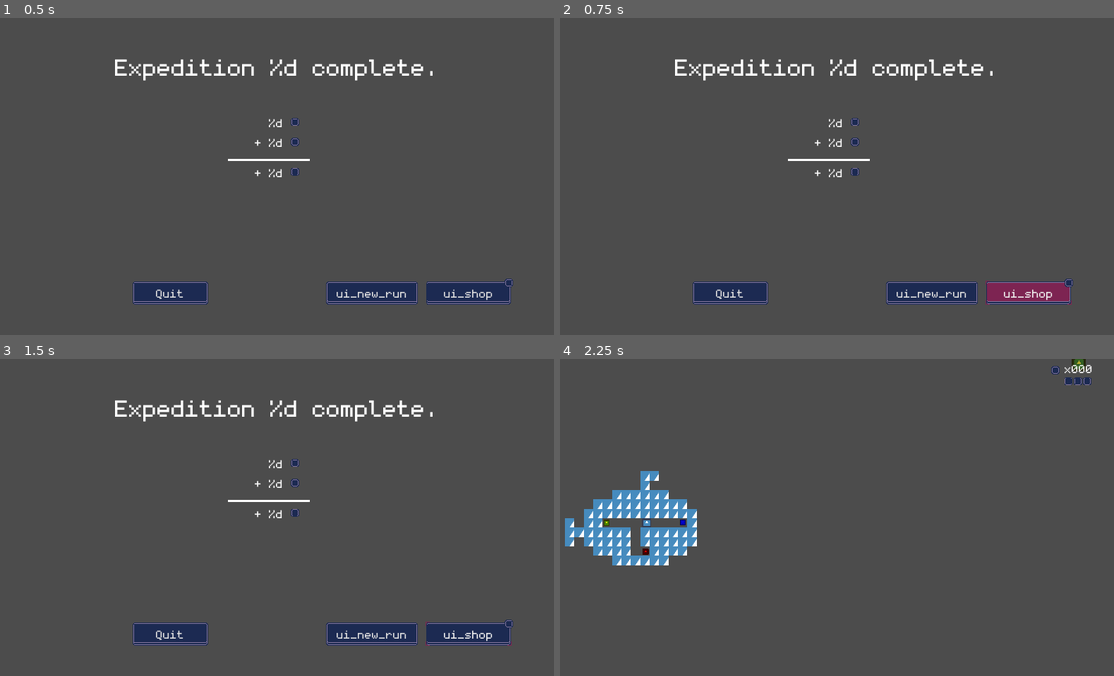
Above: before the commit, frames 1-4 (two rows, left to right).
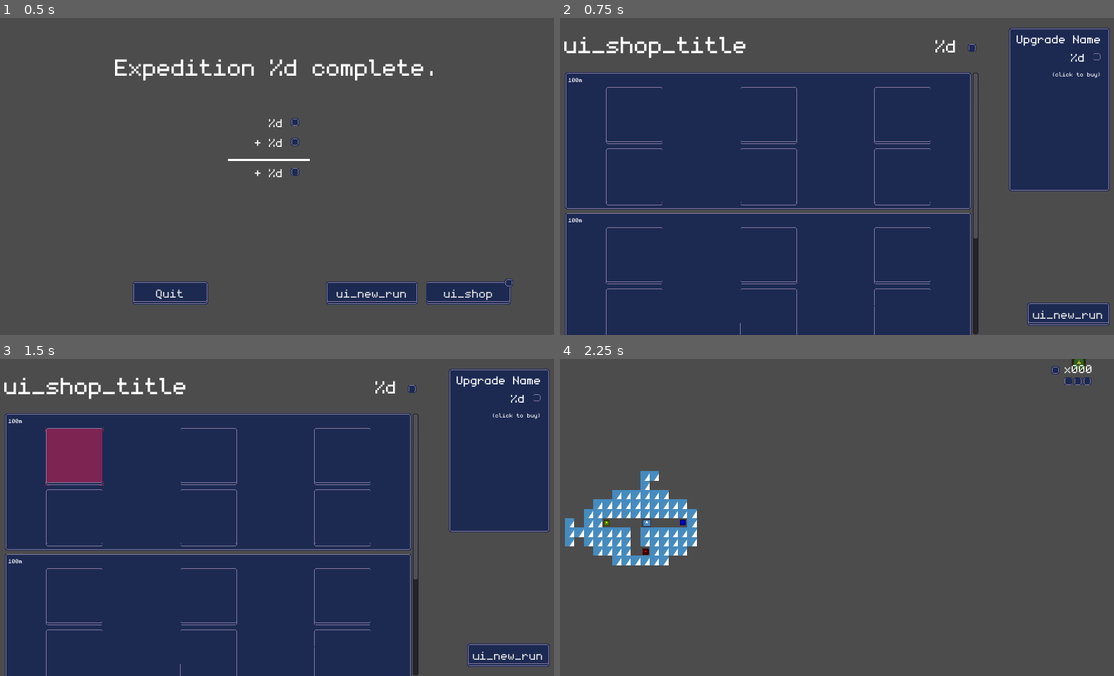
Above: after the commit, the same moments.

Repository: dmitriy-shmilo/gwj41
Game: Godot game, scene res://score_screen/score_screen.tscn
The game is run twice, just before and just after one commit, with the same random seed, the same clock (stepped at 60 frames per second) and the same inputs. This scene is started directly instead of the project's main scene. The engine's default icon, where the game draws it, is replaced by a stand-in: a white triangle on a blue panel in a dark square.
Inputs (mouse positions are in pixels of both pictures, inside the frame that each line leads up to):
- Up to frame 1 (0.5 s): no input
- Up to frame 2 (0.75 s): click "ui_shop" at 0.5 s
- Up to frame 3 (1.5 s): click (72, 457) at 1.27 s
- Up to frame 4 (2.25 s): click "ui_new_run" at 2 s

Frame 1 is identical in both runs. In frame 2, 72% of the frame differs, in the area x 0-100%, y 3-100%; in frame 3, 72%; in frame 4, nothing differs.

Commit message:
Shop screen placeholder.

Diff:
--- a/src/project.godot
+++ b/src/project.godot
@@ -136,6 +136,15 @@
 
 [input]
 
+ui_accept={
+"deadzone": 0.5,
+"events": [ Object(InputEventKey,"resource_local_to_scene":false,"resource_name":"","device":0,"alt":false,"shift":false,"control":false,"meta":false,"command":false,"pressed":false,"scancode":16777221,"physical_scancode":0,"unicode":0,"echo":false,"script":null)
+, Object(InputEventKey,"resource_local_to_scene":false,"resource_name":"","device":0,"alt":false,"shift":false,"control":false,"meta":false,"command":false,"pressed":false,"scancode":16777222,"physical_scancode":0,"unicode":0,"echo":false,"script":null)
+, Object(InputEventKey,"resource_local_to_scene":false,"resource_name":"","device":0,"alt":false,"shift":false,"control":false,"meta":false,"command":false,"pressed":false,"scancode":32,"physical_scancode":0,"unicode":0,"echo":false,"script":null)
+, Object(InputEventJoypadButton,"resource_local_to_scene":false,"resource_name":"","device":0,"button_index":0,"pressure":0.0,"pressed":false,"script":null)
+, Object(InputEventKey,"resource_local_to_scene":false,"resource_name":"","device":0,"alt":false,"shift":false,"control":false,"meta":false,"command":false,"pressed":false,"scancode":81,"physical_scancode":0,"unicode":0,"echo":false,"script":null)
+ ]
+}
 system_pause={
 "deadzone": 0.5,
 "events": [ Object(InputEventKey,"resource_local_to_scene":false,"resource_name":"","device":0,"alt":false,"shift":false,"control":false,"meta":false,"command":false,"pressed":false,"scancode":16777217,"physical_scancode":0,"unicode":0,"echo":false,"script":null)
--- a/src/score_screen/score_screen.gd
+++ b/src/score_screen/score_screen.gd
@@ -11,4 +11,4 @@
 
 
 func _on_ShopButton_pressed() -> void:
-	pass # Replace with function body.
+	get_tree().change_scene("res://shop_screen/shop_screen.tscn")
--- a/src/score_screen/score_screen.tscn
+++ b/src/score_screen/score_screen.tscn
@@ -1,13 +1,9 @@
-[gd_scene load_steps=6 format=2]
+[gd_scene load_steps=5 format=2]
 
-[ext_resource path="res://assets/monogram-extended.ttf" type="DynamicFontData" id=1]
+[ext_resource path="res://ui/font_h1.tres" type="DynamicFont" id=1]
 [ext_resource path="res://ui/default_theme.tres" type="Theme" id=2]
 [ext_resource path="res://assets/art/new_upgrade_icon.tres" type="Texture" id=3]
 [ext_resource path="res://score_screen/score_screen.gd" type="Script" id=4]
-
-[sub_resource type="DynamicFont" id=1]
-size = 64
-font_data = ExtResource( 1 )
 
 [node name="ScoreScreen" type="Control"]
 anchor_right = 1.0
@@ -22,7 +18,7 @@
 margin_top = 54.0
 margin_right = 960.0
 margin_bottom = 114.0
-custom_fonts/normal_font = SubResource( 1 )
+custom_fonts/normal_font = ExtResource( 1 )
 bbcode_enabled = true
 bbcode_text = "[center]Expedition %d complete.[/center]"
 text = "Expedition %d complete."
--- /dev/null
+++ b/src/shop_screen/shop_screen.gd
@@ -0,0 +1,6 @@
+extends Control
+
+
+
+func _on_NewRunButton_pressed() -> void:
+	get_tree().change_scene("res://game_screen/game_screen.tscn")
--- /dev/null
+++ b/src/shop_screen/shop_screen.tscn
@@ -0,0 +1,423 @@
+[gd_scene load_steps=7 format=2]
+
+[ext_resource path="res://ui/default_theme.tres" type="Theme" id=1]
+[ext_resource path="res://ui/font_h1.tres" type="DynamicFont" id=2]
+[ext_resource path="res://ui/font_h2.tres" type="DynamicFont" id=3]
+[ext_resource path="res://ui/font_small.tres" type="DynamicFont" id=4]
+[ext_resource path="res://ui/font_body.tres" type="DynamicFont" id=5]
+[ext_resource path="res://shop_screen/shop_screen.gd" type="Script" id=6]
+
+[node name="Control" type="Control"]
+anchor_right = 1.0
+anchor_bottom = 1.0
+theme = ExtResource( 1 )
+script = ExtResource( 6 )
+__meta__ = {
+"_edit_use_anchors_": false
+}
+
+[node name="SideBarContainer" type="PanelContainer" parent="."]
+anchor_left = 1.0
+anchor_right = 1.0
+anchor_bottom = 1.0
+margin_left = -189.0
+margin_top = 16.0
+margin_right = -16.0
+margin_bottom = -244.0
+rect_min_size = Vector2( 170, 280 )
+size_flags_vertical = 5
+__meta__ = {
+"_edit_use_anchors_": false
+}
+
+[node name="VBoxContainer" type="VBoxContainer" parent="SideBarContainer"]
+margin_left = 14.0
+margin_top = 7.0
+margin_right = 158.0
+margin_bottom = 273.0
+size_flags_horizontal = 4
+
+[node name="UpgradeNameLabel" type="Label" parent="SideBarContainer/VBoxContainer"]
+margin_right = 144.0
+margin_bottom = 26.0
+text = "Upgrade Name"
+align = 2
+
+[node name="UpgradePriceLabel" type="RichTextLabel" parent="SideBarContainer/VBoxContainer"]
+margin_top = 30.0
+margin_right = 144.0
+margin_bottom = 62.0
+rect_min_size = Vector2( 0, 32 )
+custom_fonts/normal_font = ExtResource( 5 )
+bbcode_enabled = true
+bbcode_text = "[right]  %d [img]res://assets/art/treasure_icon.tres[/img][/right]"
+text = "  %d "
+
+[node name="UpgradeDescriptionLabel" type="Label" parent="SideBarContainer/VBoxContainer"]
+margin_top = 66.0
+margin_right = 144.0
+margin_bottom = 79.0
+size_flags_vertical = 1
+custom_fonts/font = ExtResource( 4 )
+text = "(click to buy)"
+align = 2
+autowrap = true
+
+[node name="ScrollContainer" type="ScrollContainer" parent="."]
+margin_left = 16.0
+margin_top = 92.0
+margin_right = 721.0
+margin_bottom = 540.0
+__meta__ = {
+"_edit_use_anchors_": false
+}
+
+[node name="VBoxContainer" type="VBoxContainer" parent="ScrollContainer"]
+margin_right = 693.0
+margin_bottom = 713.0
+size_flags_horizontal = 3
+size_flags_vertical = 3
+
+[node name="Panel" type="PanelContainer" parent="ScrollContainer/VBoxContainer"]
+margin_right = 693.0
+margin_bottom = 235.0
+__meta__ = {
+"_edit_use_anchors_": false
+}
+
+[node name="VBoxContainer" type="VBoxContainer" parent="ScrollContainer/VBoxContainer/Panel"]
+margin_left = 7.0
+margin_top = 7.0
+margin_right = 686.0
+margin_bottom = 228.0
+
+[node name="ProgressLabel" type="Label" parent="ScrollContainer/VBoxContainer/Panel/VBoxContainer"]
+margin_right = 679.0
+margin_bottom = 13.0
+custom_fonts/font = ExtResource( 4 )
+text = "100m"
+
+[node name="GridContainer" type="GridContainer" parent="ScrollContainer/VBoxContainer/Panel/VBoxContainer"]
+margin_top = 17.0
+margin_right = 679.0
+margin_bottom = 221.0
+size_flags_horizontal = 3
+columns = 3
+
+[node name="AspectRatioContainer" type="AspectRatioContainer" parent="ScrollContainer/VBoxContainer/Panel/VBoxContainer/GridContainer"]
+margin_right = 223.0
+margin_bottom = 100.0
+size_flags_horizontal = 3
+
+[node name="Button" type="Button" parent="ScrollContainer/VBoxContainer/Panel/VBoxContainer/GridContainer/AspectRatioContainer"]
+margin_left = 61.5
+margin_right = 161.5
+margin_bottom = 100.0
+rect_min_size = Vector2( 0, 100 )
+
+[node name="AspectRatioContainer2" type="AspectRatioContainer" parent="ScrollContainer/VBoxContainer/Panel/VBoxContainer/GridContainer"]
+margin_left = 227.0
+margin_right = 450.0
+margin_bottom = 100.0
+size_flags_horizontal = 3
+
+[node name="Button" type="Button" parent="ScrollContainer/VBoxContainer/Panel/VBoxContainer/GridContainer/AspectRatioContainer2"]
+margin_left = 61.5
+margin_right = 161.5
+margin_bottom = 100.0
+rect_min_size = Vector2( 0, 100 )
+
+[node name="AspectRatioContainer3" type="AspectRatioContainer" parent="ScrollContainer/VBoxContainer/Panel/VBoxContainer/GridContainer"]
+margin_left = 454.0
+margin_right = 677.0
+margin_bottom = 100.0
+size_flags_horizontal = 3
+
+[node name="Button" type="Button" parent="ScrollContainer/VBoxContainer/Panel/VBoxContainer/GridContainer/AspectRatioContainer3"]
+margin_left = 61.5
+margin_right = 161.5
+margin_bottom = 100.0
+rect_min_size = Vector2( 0, 100 )
+
+[node name="AspectRatioContainer4" type="AspectRatioContainer" parent="ScrollContainer/VBoxContainer/Panel/VBoxContainer/GridContainer"]
+margin_top = 104.0
+margin_right = 223.0
+margin_bottom = 204.0
+size_flags_horizontal = 3
+
+[node name="Button" type="Button" parent="ScrollContainer/VBoxContainer/Panel/VBoxContainer/GridContainer/AspectRatioContainer4"]
+margin_left = 61.5
+margin_right = 161.5
+margin_bottom = 100.0
+rect_min_size = Vector2( 0, 100 )
+
+[node name="AspectRatioContainer5" type="AspectRatioContainer" parent="ScrollContainer/VBoxContainer/Panel/VBoxContainer/GridContainer"]
+margin_left = 227.0
+margin_top = 104.0
+margin_right = 450.0
+margin_bottom = 204.0
+size_flags_horizontal = 3
+
+[node name="Button" type="Button" parent="ScrollContainer/VBoxContainer/Panel/VBoxContainer/GridContainer/AspectRatioContainer5"]
+margin_left = 61.5
+margin_right = 161.5
+margin_bottom = 100.0
+rect_min_size = Vector2( 0, 100 )
+
+[node name="AspectRatioContainer6" type="AspectRatioContainer" parent="ScrollContainer/VBoxContainer/Panel/VBoxContainer/GridContainer"]
+margin_left = 454.0
+margin_top = 104.0
+margin_right = 677.0
+margin_bottom = 204.0
+size_flags_horizontal = 3
+
+[node name="Button" type="Button" parent="ScrollContainer/VBoxContainer/Panel/VBoxContainer/GridContainer/AspectRatioContainer6"]
+margin_left = 61.5
+margin_right = 161.5
+margin_bottom = 100.0
+rect_min_size = Vector2( 0, 100 )
+
+[node name="Panel2" type="PanelContainer" parent="ScrollContainer/VBoxContainer"]
+margin_top = 239.0
+margin_right = 693.0
+margin_bottom = 474.0
+__meta__ = {
+"_edit_use_anchors_": false
+}
+
+[node name="VBoxContainer" type="VBoxContainer" parent="ScrollContainer/VBoxContainer/Panel2"]
+margin_left = 7.0
+margin_top = 7.0
+margin_right = 686.0
+margin_bottom = 228.0
+
+[node name="ProgressLabel" type="Label" parent="ScrollContainer/VBoxContainer/Panel2/VBoxContainer"]
+margin_right = 679.0
+margin_bottom = 13.0
+custom_fonts/font = ExtResource( 4 )
+text = "100m"
+
+[node name="GridContainer" type="GridContainer" parent="ScrollContainer/VBoxContainer/Panel2/VBoxContainer"]
+margin_top = 17.0
+margin_right = 679.0
+margin_bottom = 221.0
+size_flags_horizontal = 3
+columns = 3
+
+[node name="AspectRatioContainer" type="AspectRatioContainer" parent="ScrollContainer/VBoxContainer/Panel2/VBoxContainer/GridContainer"]
+margin_right = 223.0
+margin_bottom = 100.0
+size_flags_horizontal = 3
+
+[node name="Button" type="Button" parent="ScrollContainer/VBoxContainer/Panel2/VBoxContainer/GridContainer/AspectRatioContainer"]
+margin_left = 61.5
+margin_right = 161.5
+margin_bottom = 100.0
+rect_min_size = Vector2( 0, 100 )
+
+[node name="AspectRatioContainer2" type="AspectRatioContainer" parent="ScrollContainer/VBoxContainer/Panel2/VBoxContainer/GridContainer"]
+margin_left = 227.0
+margin_right = 450.0
+margin_bottom = 100.0
+size_flags_horizontal = 3
+
+[node name="Button" type="Button" parent="ScrollContainer/VBoxContainer/Panel2/VBoxContainer/GridContainer/AspectRatioContainer2"]
+margin_left = 61.5
+margin_right = 161.5
+margin_bottom = 100.0
+rect_min_size = Vector2( 0, 100 )
+
+[node name="AspectRatioContainer3" type="AspectRatioContainer" parent="ScrollContainer/VBoxContainer/Panel2/VBoxContainer/GridContainer"]
+margin_left = 454.0
+margin_right = 677.0
+margin_bottom = 100.0
+size_flags_horizontal = 3
+
+[node name="Button" type="Button" parent="ScrollContainer/VBoxContainer/Panel2/VBoxContainer/GridContainer/AspectRatioContainer3"]
+margin_left = 61.5
+margin_right = 161.5
+margin_bottom = 100.0
+rect_min_size = Vector2( 0, 100 )
+
+[node name="AspectRatioContainer4" type="AspectRatioContainer" parent="ScrollContainer/VBoxContainer/Panel2/VBoxContainer/GridContainer"]
+margin_top = 104.0
+margin_right = 223.0
+margin_bottom = 204.0
+size_flags_horizontal = 3
+
+[node name="Button" type="Button" parent="ScrollContainer/VBoxContainer/Panel2/VBoxContainer/GridContainer/AspectRatioContainer4"]
+margin_left = 61.5
+margin_right = 161.5
+margin_bottom = 100.0
+rect_min_size = Vector2( 0, 100 )
+
+[node name="AspectRatioContainer5" type="AspectRatioContainer" parent="ScrollContainer/VBoxContainer/Panel2/VBoxContainer/GridContainer"]
+margin_left = 227.0
+margin_top = 104.0
+margin_right = 450.0
+margin_bottom = 204.0
+size_flags_horizontal = 3
+
+[node name="Button" type="Button" parent="ScrollContainer/VBoxContainer/Panel2/VBoxContainer/GridContainer/AspectRatioContainer5"]
+margin_left = 61.5
+margin_right = 161.5
+margin_bottom = 100.0
+rect_min_size = Vector2( 0, 100 )
+
+[node name="AspectRatioContainer6" type="AspectRatioContainer" parent="ScrollContainer/VBoxContainer/Panel2/VBoxContainer/GridContainer"]
+margin_left = 454.0
+margin_top = 104.0
+margin_right = 677.0
+margin_bottom = 204.0
+size_flags_horizontal = 3
+
+[node name="Button" type="Button" parent="ScrollContainer/VBoxContainer/Panel2/VBoxContainer/GridContainer/AspectRatioContainer6"]
+margin_left = 61.5
+margin_right = 161.5
+margin_bottom = 100.0
+rect_min_size = Vector2( 0, 100 )
+
+[node name="Panel3" type="PanelContainer" parent="ScrollContainer/VBoxContainer"]
+margin_top = 478.0
+margin_right = 693.0
+margin_bottom = 713.0
+__meta__ = {
+"_edit_use_anchors_": false
+}
+
+[node name="VBoxContainer" type="VBoxContainer" parent="ScrollContainer/VBoxContainer/Panel3"]
+margin_left = 7.0
+margin_top = 7.0
+margin_right = 686.0
+margin_bottom = 228.0
+
+[node name="ProgressLabel" type="Label" parent="ScrollContainer/VBoxContainer/Panel3/VBoxContainer"]
+margin_right = 679.0
+margin_bottom = 13.0
+custom_fonts/font = ExtResource( 4 )
+text = "100m"
+
+[node name="GridContainer" type="GridContainer" parent="ScrollContainer/VBoxContainer/Panel3/VBoxContainer"]
+margin_top = 17.0
+margin_right = 679.0
+margin_bottom = 221.0
+size_flags_horizontal = 3
+columns = 3
+
+[node name="AspectRatioContainer" type="AspectRatioContainer" parent="ScrollContainer/VBoxContainer/Panel3/VBoxContainer/GridContainer"]
+margin_right = 223.0
+margin_bottom = 100.0
+size_flags_horizontal = 3
+
+[node name="Button" type="Button" parent="ScrollContainer/VBoxContainer/Panel3/VBoxContainer/GridContainer/AspectRatioContainer"]
+margin_left = 61.5
+margin_right = 161.5
+margin_bottom = 100.0
+rect_min_size = Vector2( 0, 100 )
+
+[node name="AspectRatioContainer2" type="AspectRatioContainer" parent="ScrollContainer/VBoxContainer/Panel3/VBoxContainer/GridContainer"]
+margin_left = 227.0
+margin_right = 450.0
+margin_bottom = 100.0
+size_flags_horizontal = 3
+
+[node name="Button" type="Button" parent="ScrollContainer/VBoxContainer/Panel3/VBoxContainer/GridContainer/AspectRatioContainer2"]
+margin_left = 61.5
+margin_right = 161.5
+margin_bottom = 100.0
+rect_min_size = Vector2( 0, 100 )
+
+[node name="AspectRatioContainer3" type="AspectRatioContainer" parent="ScrollContainer/VBoxContainer/Panel3/VBoxContainer/GridContainer"]
+margin_left = 454.0
+margin_right = 677.0
+margin_bottom = 100.0
+size_flags_horizontal = 3
+
+[node name="Button" type="Button" parent="ScrollContainer/VBoxContainer/Panel3/VBoxContainer/GridContainer/AspectRatioContainer3"]
+margin_left = 61.5
+margin_right = 161.5
+margin_bottom = 100.0
+rect_min_size = Vector2( 0, 100 )
+
+[node name="AspectRatioContainer4" type="AspectRatioContainer" parent="ScrollContainer/VBoxContainer/Panel3/VBoxContainer/GridContainer"]
+margin_top = 104.0
+margin_right = 223.0
+margin_bottom = 204.0
+size_flags_horizontal = 3
+
+[node name="Button" type="Button" parent="ScrollContainer/VBoxContainer/Panel3/VBoxContainer/GridContainer/AspectRatioContainer4"]
+margin_left = 61.5
+margin_right = 161.5
+margin_bottom = 100.0
+rect_min_size = Vector2( 0, 100 )
+
+[node name="AspectRatioContainer5" type="AspectRatioContainer" parent="ScrollContainer/VBoxContainer/Panel3/VBoxContainer/GridContainer"]
+margin_left = 227.0
+margin_top = 104.0
+margin_right = 450.0
+margin_bottom = 204.0
+size_flags_horizontal = 3
+
+[node name="Button" type="Button" parent="ScrollContainer/VBoxContainer/Panel3/VBoxContainer/GridContainer/AspectRatioContainer5"]
+margin_left = 61.5
+margin_right = 161.5
+margin_bottom = 100.0
+rect_min_size = Vector2( 0, 100 )
+
+[node name="AspectRatioContainer6" type="AspectRatioContainer" parent="ScrollContainer/VBoxContainer/Panel3/VBoxContainer/GridContainer"]
+margin_left = 454.0
+margin_top = 104.0
+margin_right = 677.0
+margin_bottom = 204.0
+size_flags_horizontal = 3
+
+[node name="Button" type="Button" parent="ScrollContainer/VBoxContainer/Panel3/VBoxContainer/GridContainer/AspectRatioContainer6"]
+margin_left = 61.5
+margin_right = 161.5
+margin_bottom = 100.0
+rect_min_size = Vector2( 0, 100 )
+
+[node name="Label" type="Label" parent="."]
+margin_left = 16.0
+margin_top = 16.0
+margin_right = 195.0
+margin_bottom = 51.0
+custom_fonts/font = ExtResource( 2 )
+text = "ui_shop_title"
+__meta__ = {
+"_edit_use_anchors_": false
+}
+
+[node name="CurrentTreasureLabel" type="RichTextLabel" parent="."]
+anchor_left = 1.0
+anchor_right = 1.0
+margin_left = -581.0
+margin_top = 26.0
+margin_right = -243.0
+margin_bottom = 66.0
+rect_clip_content = false
+custom_fonts/normal_font = ExtResource( 3 )
+bbcode_enabled = true
+bbcode_text = "[right]  %d [img]res://assets/art/treasure_icon.tres[/img][/right]"
+text = "  %d "
+fit_content_height = true
+scroll_active = false
+__meta__ = {
+"_edit_use_anchors_": false
+}
+
+[node name="NewRunButton" type="Button" parent="."]
+anchor_left = 1.0
+anchor_top = 1.0
+anchor_right = 1.0
+anchor_bottom = 1.0
+margin_left = -158.0
+margin_top = -56.0
+margin_right = -16.0
+margin_bottom = -16.0
+text = "ui_new_run"
+__meta__ = {
+"_edit_use_anchors_": false
+}
+
+[connection signal="pressed" from="NewRunButton" to="." method="_on_NewRunButton_pressed"]
--- a/src/ui/default_theme.tres
+++ b/src/ui/default_theme.tres
@@ -1,7 +1,7 @@
-[gd_resource type="Theme" load_steps=33 format=2]
+[gd_resource type="Theme" load_steps=32 format=2]
 
 [ext_resource path="res://assets/art/ui.png" type="Texture" id=1]
-[ext_resource path="res://assets/monogram-extended.ttf" type="DynamicFontData" id=2]
+[ext_resource path="res://ui/font_body.tres" type="DynamicFont" id=2]
 
 [sub_resource type="StyleBoxTexture" id=1]
 texture = ExtResource( 1 )
@@ -148,12 +148,8 @@
 margin_bottom = 6.0
 expand_margin_bottom = 3.0
 
-[sub_resource type="DynamicFont" id=30]
-size = 32
-font_data = ExtResource( 2 )
-
 [resource]
-default_font = SubResource( 30 )
+default_font = ExtResource( 2 )
 Button/styles/disabled = SubResource( 1 )
 Button/styles/focus = SubResource( 2 )
 Button/styles/hover = SubResource( 3 )
--- /dev/null
+++ b/src/ui/font_body.tres
@@ -0,0 +1,7 @@
+[gd_resource type="DynamicFont" load_steps=2 format=2]
+
+[ext_resource path="res://assets/monogram-extended.ttf" type="DynamicFontData" id=1]
+
+[resource]
+size = 32
+font_data = ExtResource( 1 )
--- /dev/null
+++ b/src/ui/font_h1.tres
@@ -0,0 +1,7 @@
+[gd_resource type="DynamicFont" load_steps=2 format=2]
+
+[ext_resource path="res://assets/monogram-extended.ttf" type="DynamicFontData" id=1]
+
+[resource]
+size = 64
+font_data = ExtResource( 1 )
--- /dev/null
+++ b/src/ui/font_h2.tres
@@ -0,0 +1,7 @@
+[gd_resource type="DynamicFont" load_steps=2 format=2]
+
+[ext_resource path="res://assets/monogram-extended.ttf" type="DynamicFontData" id=1]
+
+[resource]
+size = 48
+font_data = ExtResource( 1 )
--- /dev/null
+++ b/src/ui/font_small.tres
@@ -0,0 +1,6 @@
+[gd_resource type="DynamicFont" load_steps=2 format=2]
+
+[ext_resource path="res://assets/monogram-extended.ttf" type="DynamicFontData" id=1]
+
+[resource]
+font_data = ExtResource( 1 )
